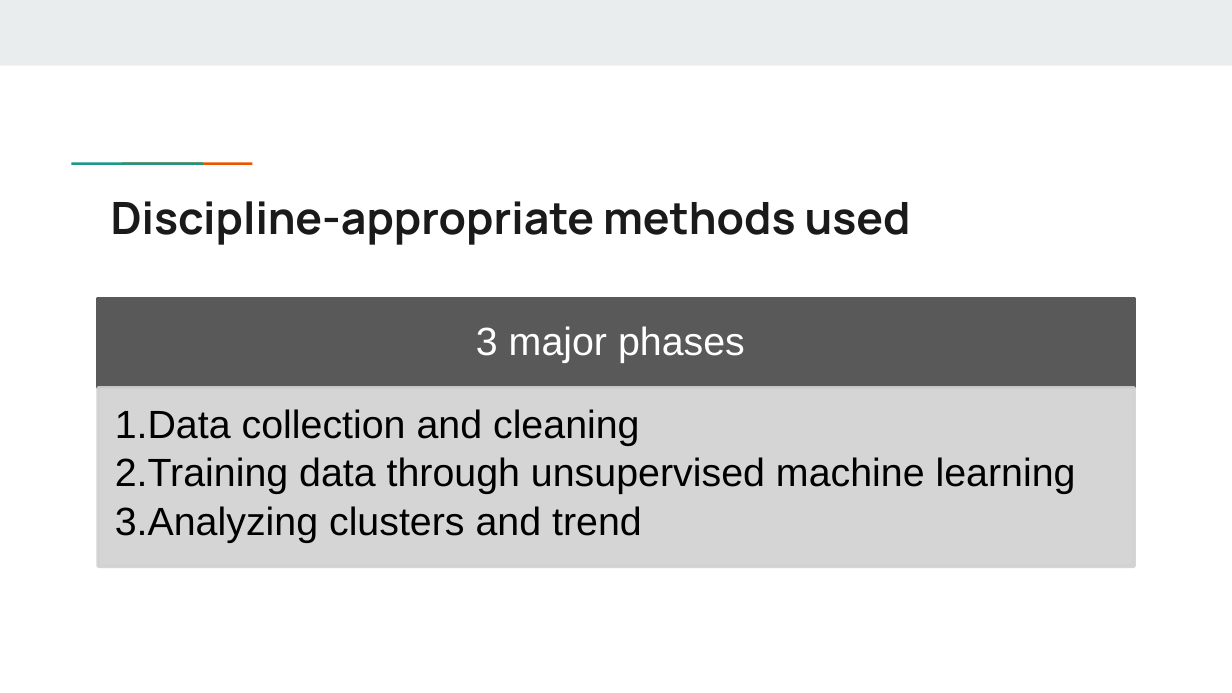
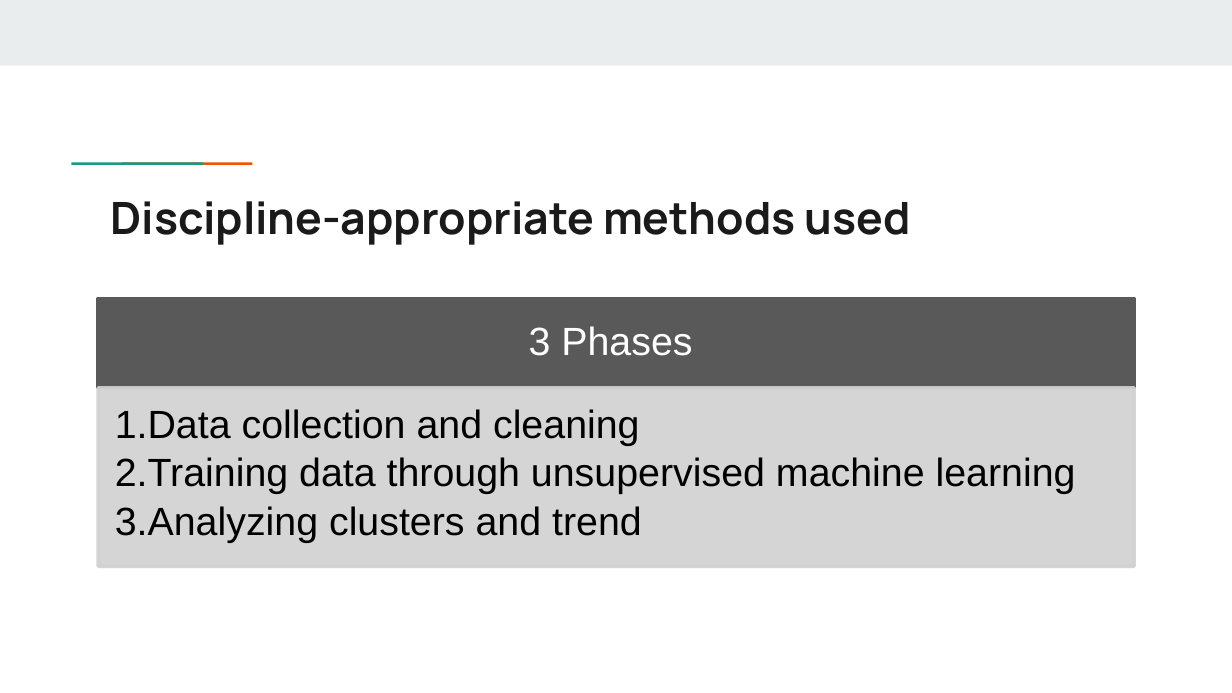
Before and after one commit to okcaiko-gmail/Fionastudy, a slide deck: slide 4 of Examination of Domestic Economic Impact of the US-China Trade War by Analyzing Stock Market Fluctuations with Unsupervised Machine Learning.pptx (slide 3 before the commit). Drawn at 1232x693 pixels with LibreOffice and Linux fonts; fonts in the diff are those of the drawing. Boxes give left, top, right and bottom in pixels: in the first picture for what was removed or moved away, otherwise in the second. Text is boxed around its words. In the diff, an @@ line names an element or a change of style, - is before the commit and + after.

```diff
--- a/Examination of Domestic Economic Impact of the US-China Trade War by Analyzing Stock Market Fluctuations with Unsupervised Machine Learning.pptx
+++ b/Examination of Domestic Economic Impact of the US-China Trade War by Analyzing Stock Market Fluctuations with Unsupervised Machine Learning.pptx
@@ text at [529, 326, 692, 356]: text changed @@
-3 major phases
+3 Phases
```
Also in this commit, not shown: 14 other slides changed, 6 slides added.
